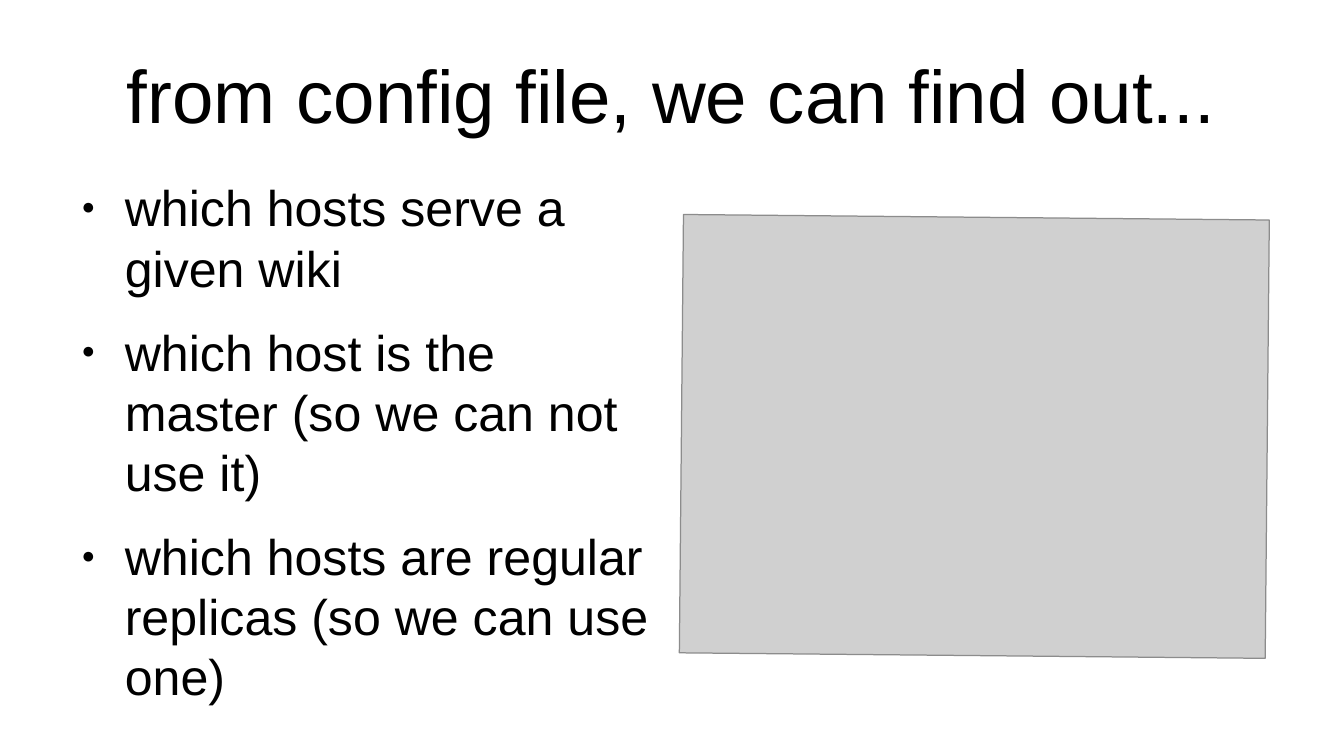
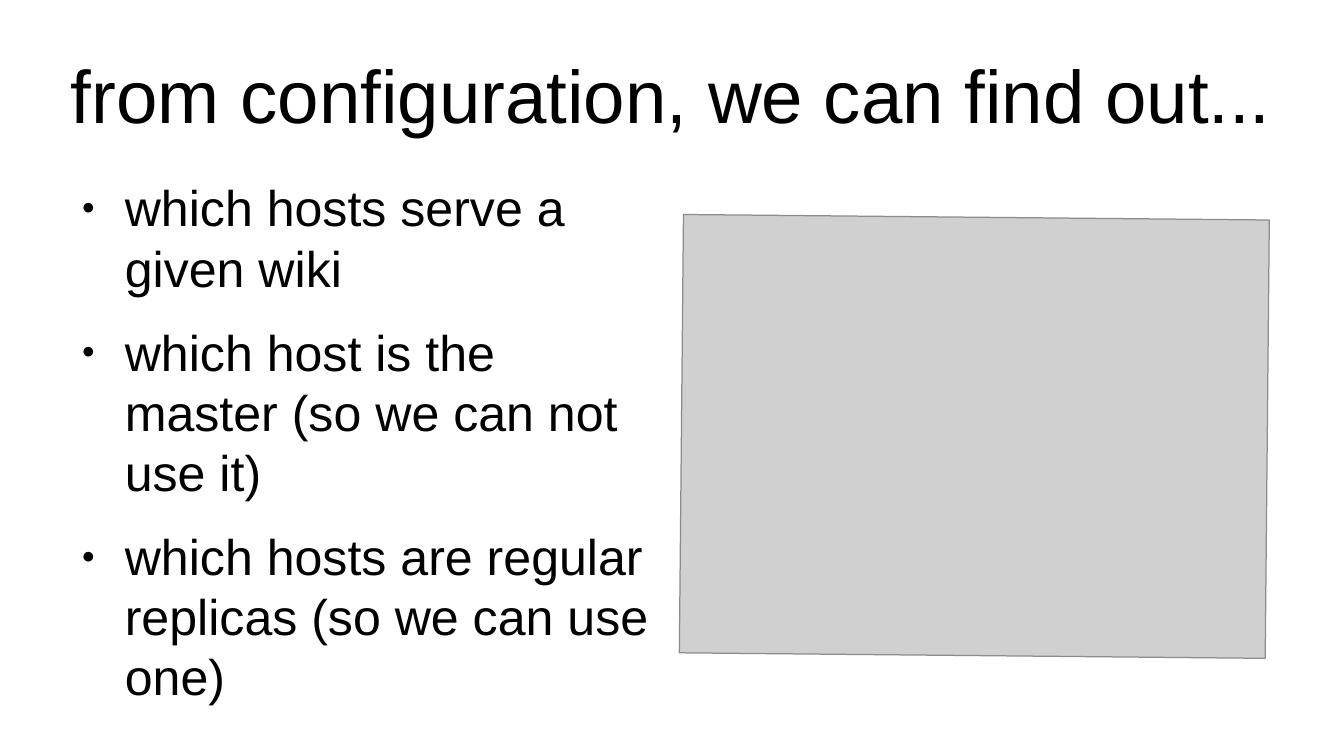
Before and after one commit to apergos/wikitalks, a slide deck: slide 13 of wmf-mw-db-servers.odp. Drawn at 1344x756 pixels with LibreOffice and Linux fonts; fonts in the diff are those of the drawing; grey boxes stand for pictures. Boxes give left, top, right and bottom in pixels: in the first picture for what was removed or moved away, otherwise in the second. Text is boxed around its words. In the diff, an @@ line names an element or a change of style, - is before the commit and + after.

Commit message:
update db servers talk to reflect partial move of db config to etcd

```diff
--- a/wmf-mw-db-servers.odp
+++ b/wmf-mw-db-servers.odp
@@ title at [71, 69, 1270, 137]: text changed @@
-from config file, we can find out...
+from configuration, we can find out...
```
Also in this commit, not shown: 3 other slides changed, 1 slide added.
